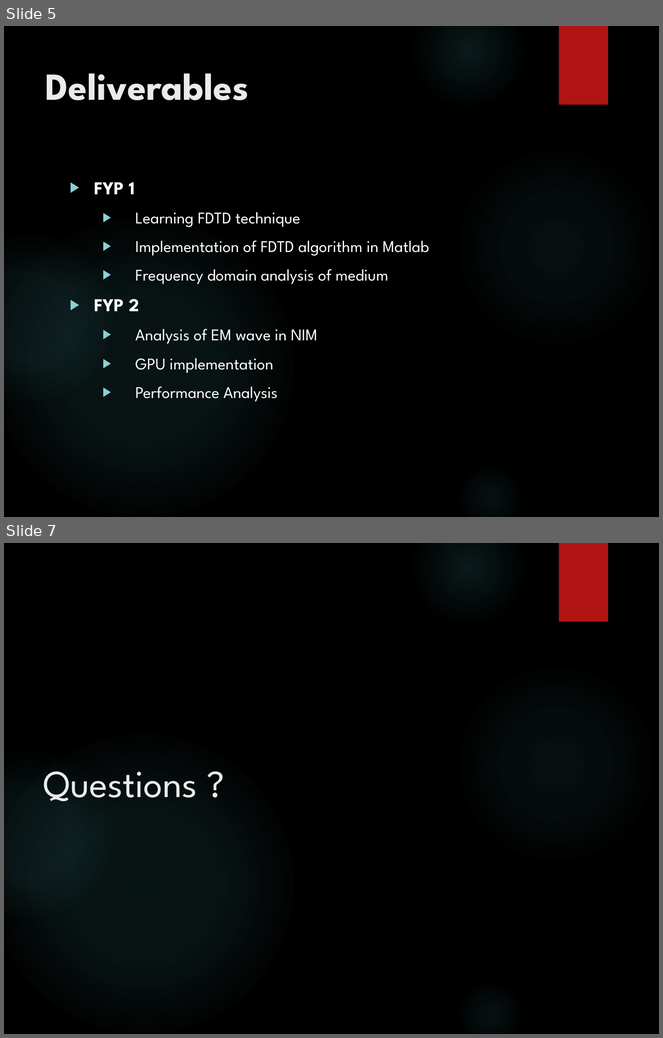
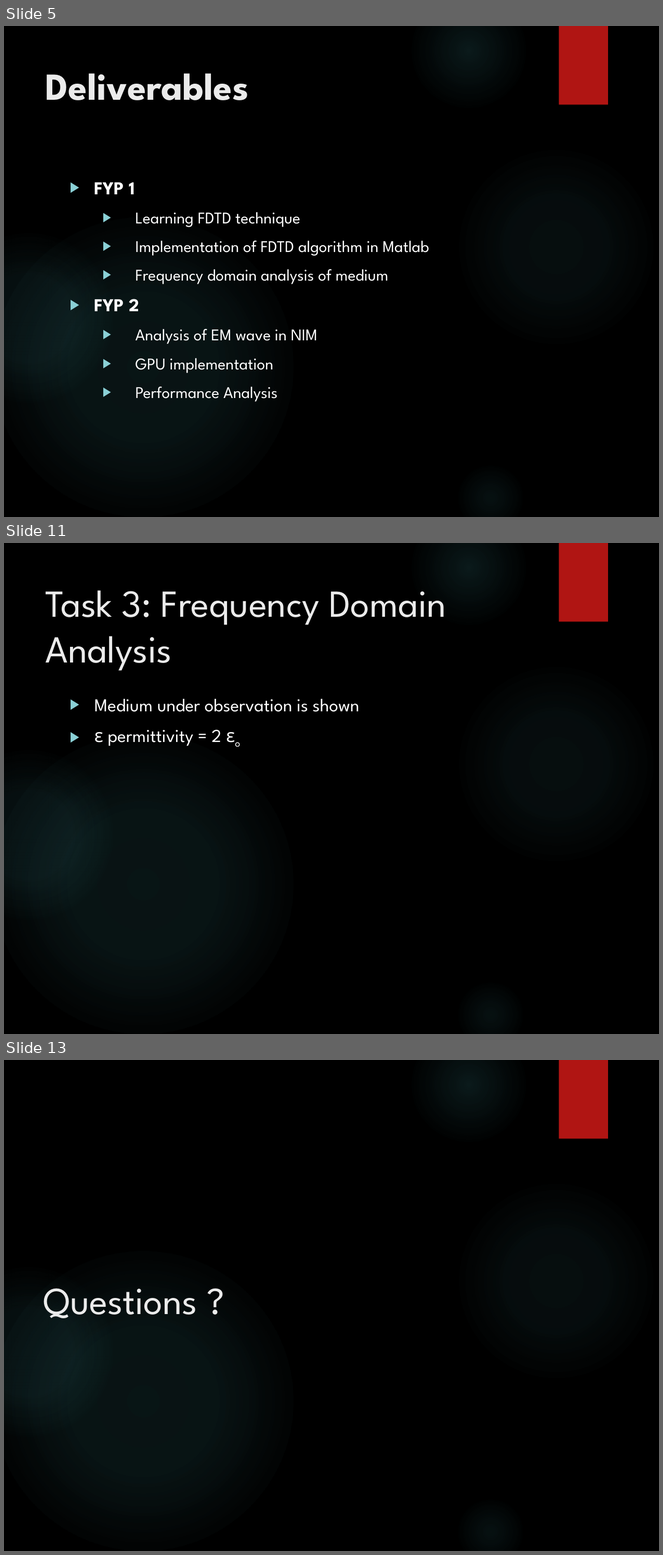
Before and after one commit to junaidnasir/gpu-em-nim, a slide deck: FYP_Defense_Presentation/FYP-1_presentation.pptx. Shown one above the other, each under a label of ours: slides 5 and 7 before the commit, slides 5, 11 and 13 after it; the slides between them are not shown. The pictures are 663x1038 and 663x1555 pixels, drawn with LibreOffice and Linux fonts; fonts in the diff are those of the drawing; background and template pictures are left out. Boxes give left, top, right and bottom in pixels: in the first picture for what was removed or moved away, otherwise in the second. Text is boxed around its words. In the diff, an @@ line names an element or a change of style, - is before the commit and + after.

```diff
--- a/FYP_Defense_Presentation/FYP-1_presentation.pptx
+++ b/FYP_Defense_Presentation/FYP-1_presentation.pptx
@@ slide 11 added at (4, 543, 659, 1034), background picture (left out); not listed: 6 template elements that a slide beside it also shows @@
@@ title added at (45, 590, 447, 671), 42 pt, text #EBEBEB @@
+Task 3: Frequency Domain Analysis
@@ text added at (94, 699, 360, 746), 20 pt, text #FFFFFF @@
+▶ Medium under observation is shown
+▶ ε permittivity = 2 εo
@@ what was slide 7 is now slide 13 @@
```
Also in this commit, not shown: 2 slides changed, 5 other slides added.
